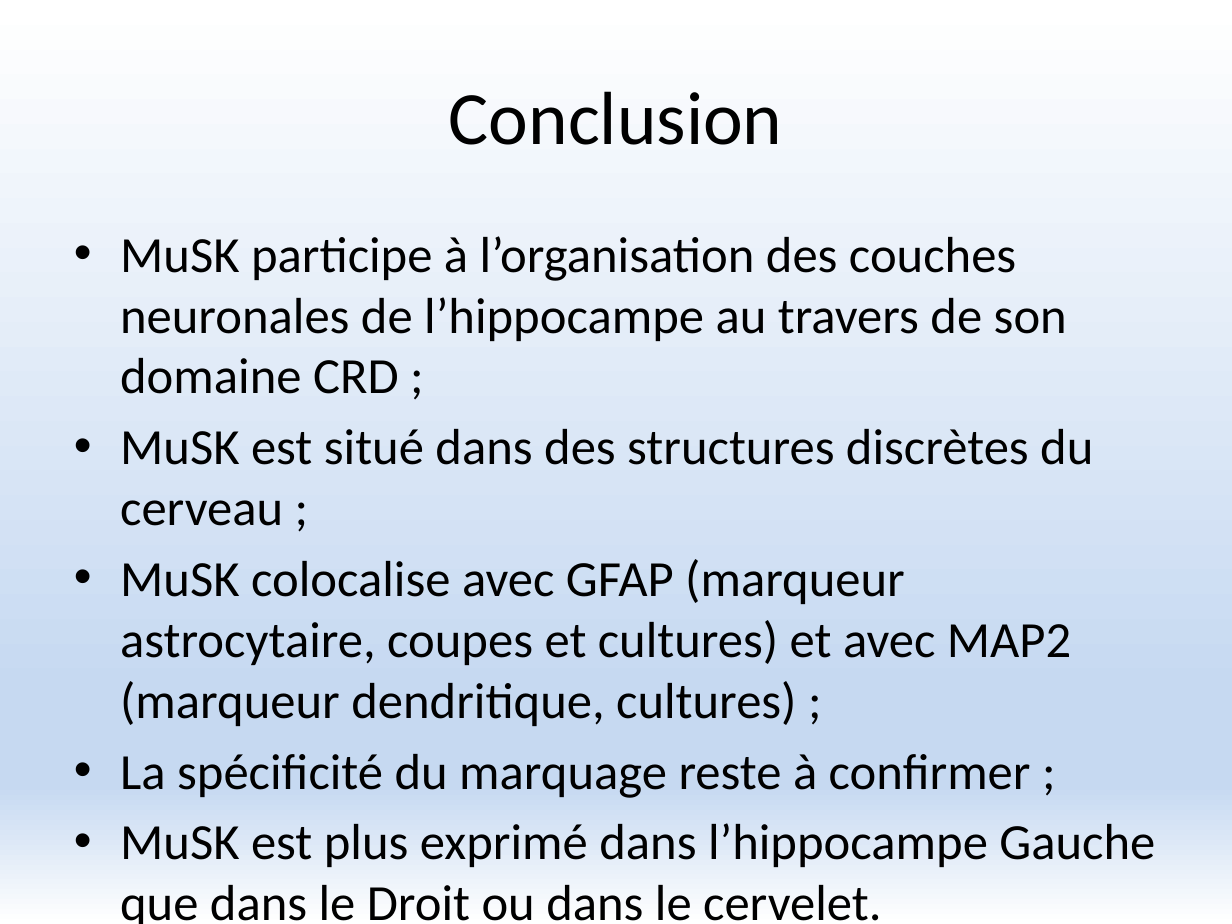
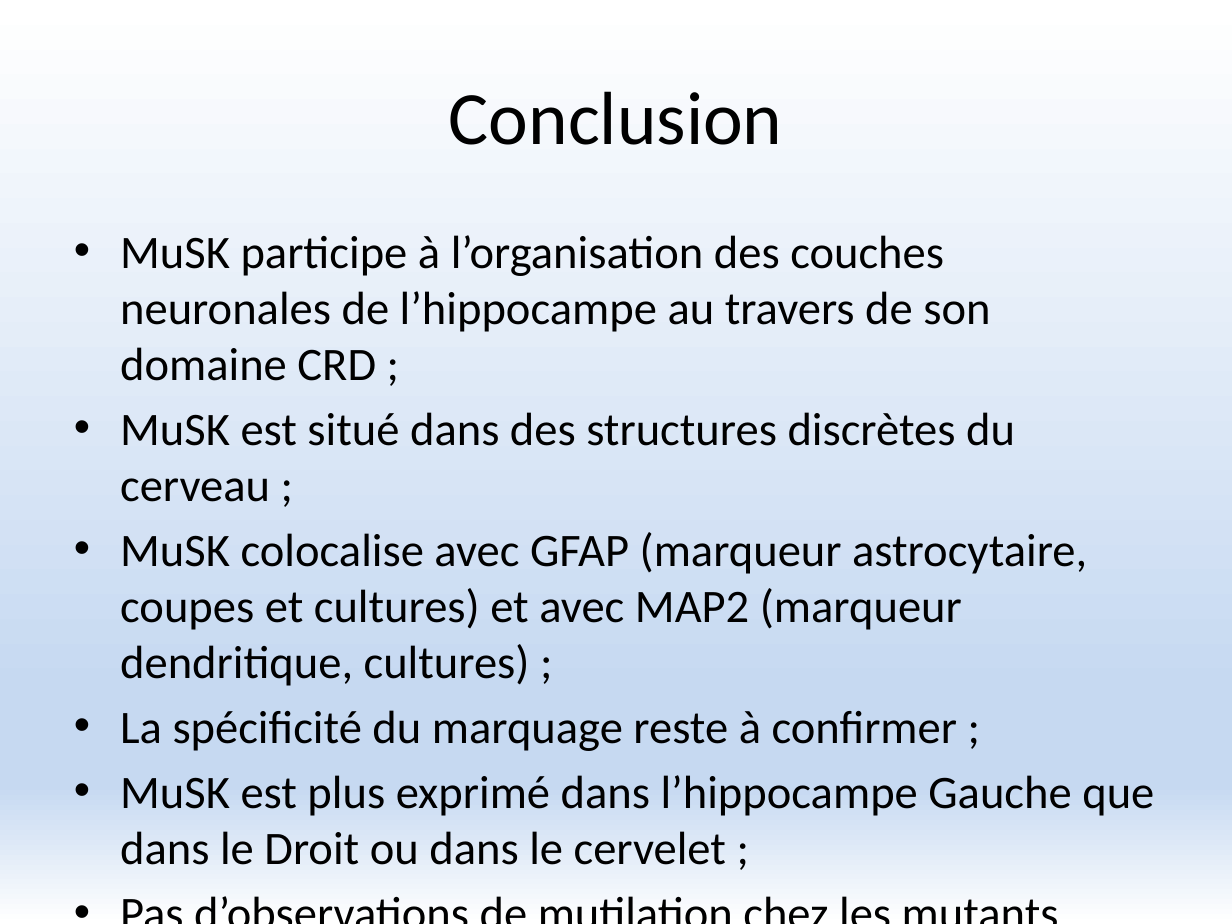
Before and after one commit to FlorentKl/rapport-m2, a slide deck: slide 15 of Présentation Oral.pptx. Drawn at 1232x924 pixels with LibreOffice and Linux fonts; fonts in the diff are those of the drawing. Boxes give left, top, right and bottom in pixels: in the first picture for what was removed or moved away, otherwise in the second. Text is boxed around its words. In the diff, an @@ line names an element or a change of style, - is before the commit and + after.

```diff
--- a/Présentation Oral.pptx
+++ b/Présentation Oral.pptx
@@ text at box(120, 235, 1087, 751): size 29.6 to 27.2 pt in "MuSK participe à l’organisation des couches neuronales ...", "MuSK est situé dans des structures discrètes ...", "MuSK colocalise avec GFAP (marqueur astrocytaire, coupes ...", "La spécificité du marquage reste à confirmer ..." @@
@@ text at box(120, 775, 1154, 865): text changed; size 29.6 to 27.2 pt @@
-• MuSK est plus exprimé dans l’hippocampe Gauche que dans le Droit ou dans le cervelet.
+• MuSK est plus exprimé dans l’hippocampe Gauche que dans le Droit ou dans le cervelet ;
+• Pas d’observations de mutilation chez les mutants durant mon stage.
```
Also in this commit, not shown: 4 other slides changed.
